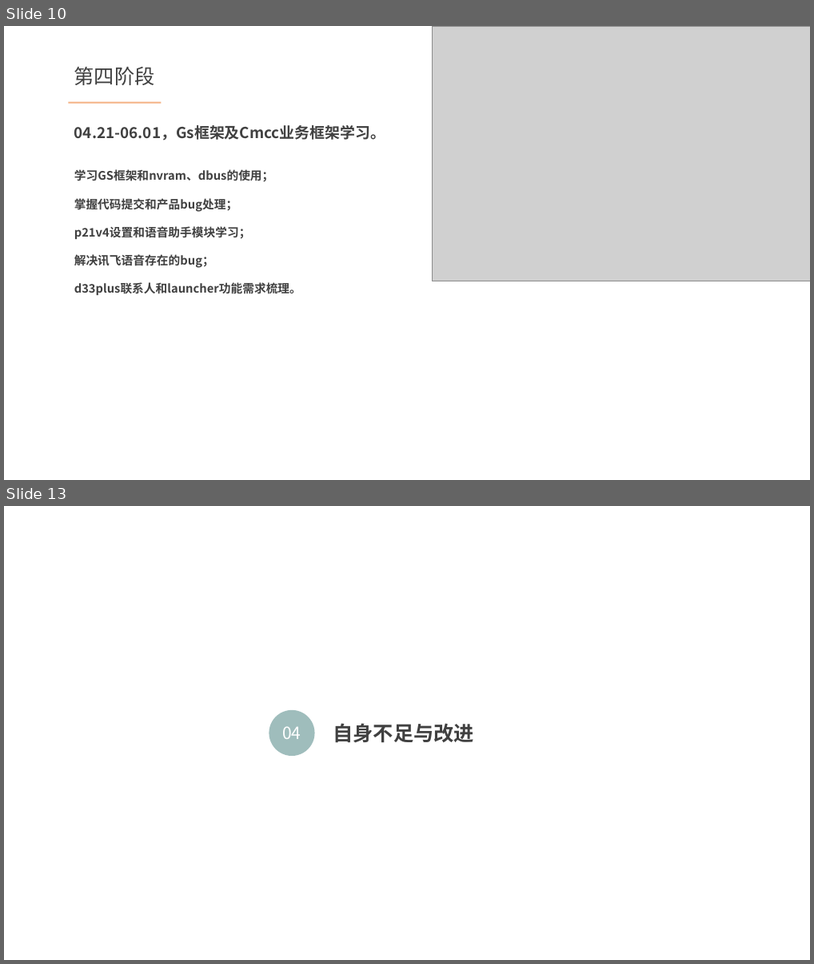
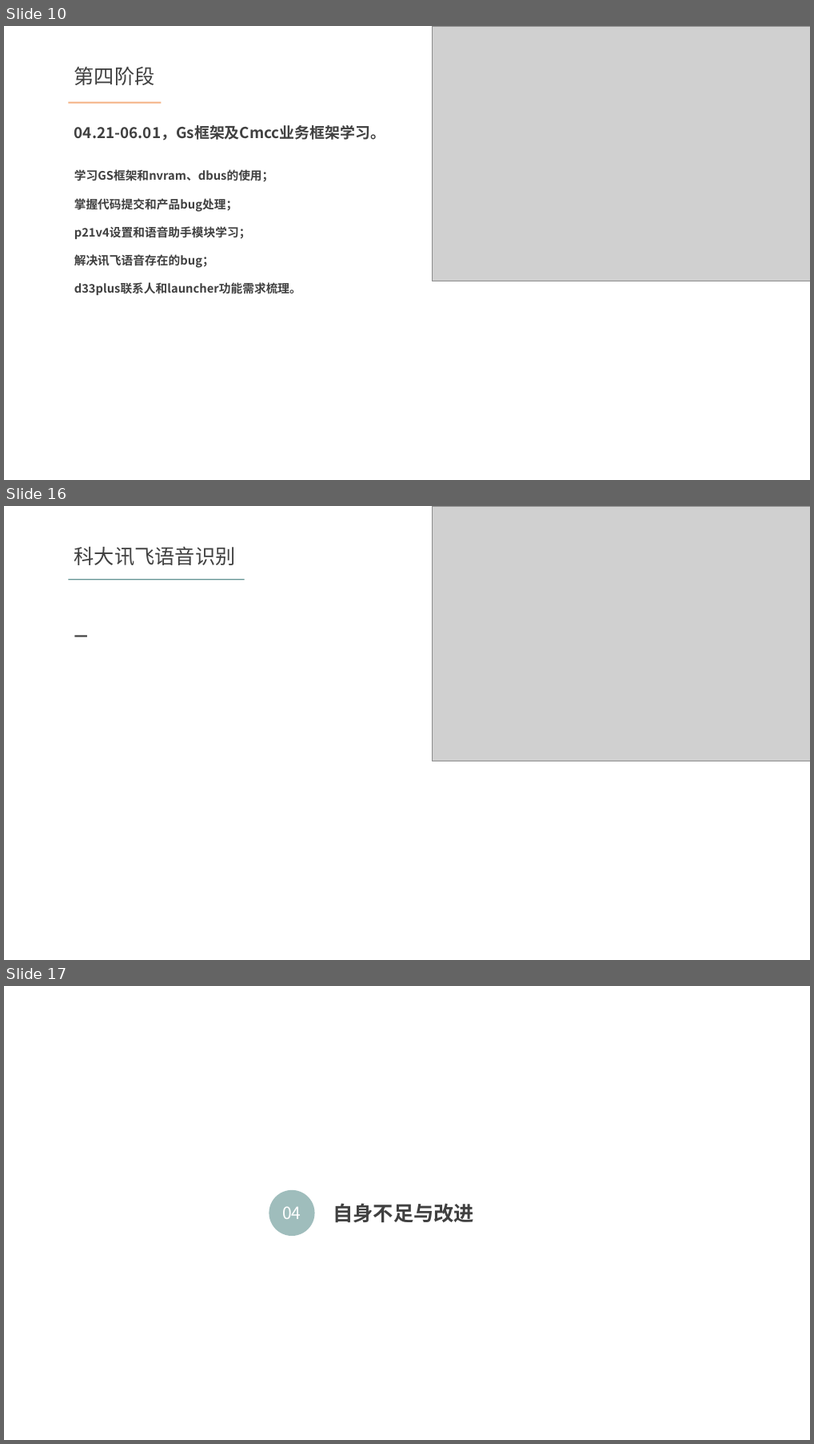
Before and after one commit to gs-wlzhou/FormalDefense, a slide deck: 转正答辩.pptx. Shown one above the other, each under a label of ours: slides 10 and 13 before the commit, slides 10, 16 and 17 after it; the slides between them are not shown. The pictures are 814x964 and 814x1444 pixels, drawn with LibreOffice and Linux fonts; fonts in the diff are those of the drawing; grey boxes stand for pictures. Boxes give left, top, right and bottom in pixels: in the first picture for what was removed or moved away, otherwise in the second. Text is boxed around its words. In the diff, an @@ line names an element or a change of style, - is before the commit and + after.

```diff
--- a/转正答辩.pptx
+++ b/转正答辩.pptx
@@ slide 16 added at box(4, 506, 810, 960), background #FFFFFF @@
@@ picture added at box(432, 506, 810, 761) @@
@@ text added at box(74, 546, 236, 565), 24 pt, text #404040 @@
+科大讯飞语音识别
@@ rectangle added at box(68, 579, 244, 580), fill #659594 @@
@@ text added at box(74, 635, 88, 637), 16 pt, text #404040, bold @@
+一
@@ what was slide 13 is now slide 17 @@
```
Also in this commit, not shown: 2 slides changed, 3 other slides added.
